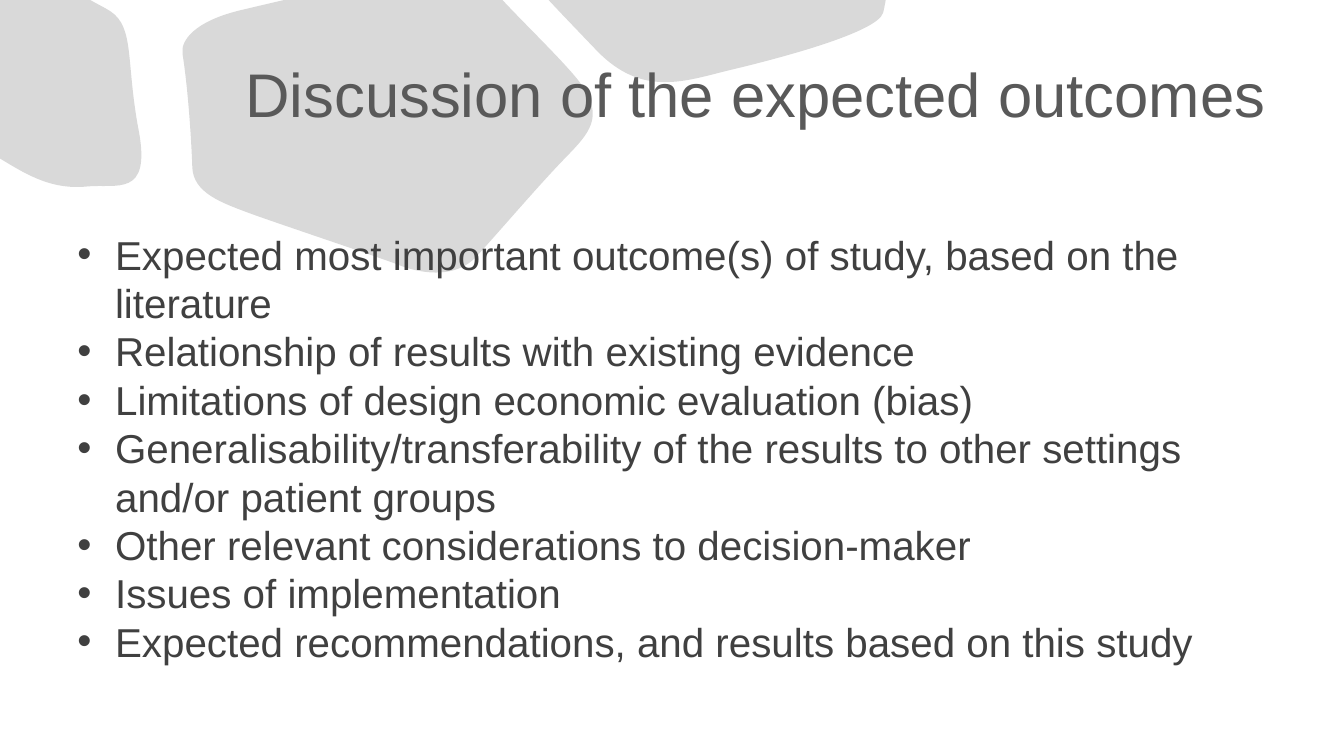
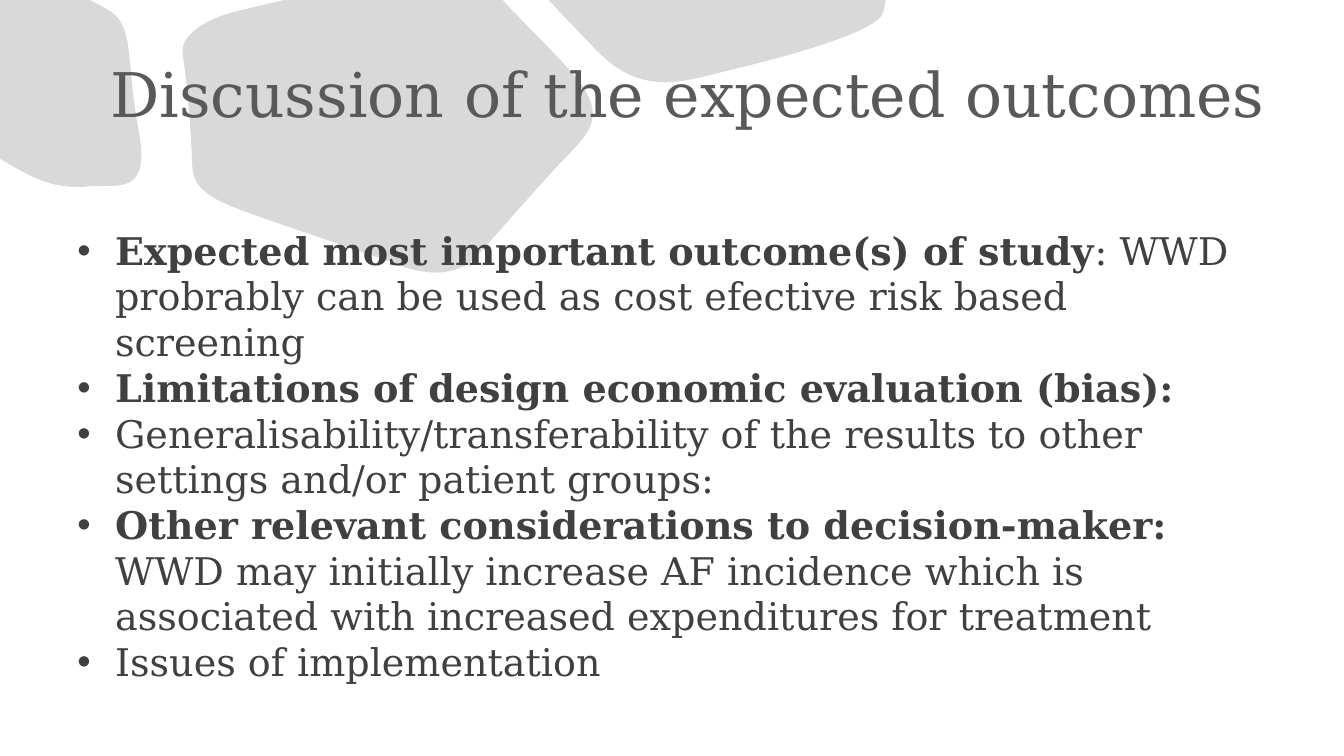
Before and after one commit to kostadinoff/SMU_seminar_in_economic-_evaluation_in_Healthcare, a slide deck: slide 12 of group_assigment/group_assigment.pptx. Drawn at 1344x756 pixels with LibreOffice and Linux fonts; fonts in the diff are those of the drawing. Boxes give left, top, right and bottom in pixels: in the first picture for what was removed or moved away, otherwise in the second. Text is boxed around its words. In the diff, an @@ line names an element or a change of style, - is before the commit and + after.

```diff
--- a/group_assigment/group_assigment.pptx
+++ b/group_assigment/group_assigment.pptx
@@ title "Discussion of the expected outcomes" at (110, 70, 1264, 130): font Arial to DejaVu Serif @@
@@ text at (115, 236, 1229, 638): text changed; size 28.8 to 27.2 pt; font Arial to DejaVu Serif @@
-• Expected most important outcome(s) of study, based on the literature
-• Relationship of results with existing evidence
-• Limitations of design economic evaluation (bias)
-• Generalisability/transferability of the results to other settings and/or patient groups
-• Other relevant considerations to decision-maker
+• Expected most important outcome(s) of study: WWD probrably can be used as cost efective risk based screening
+• Limitations of design economic evaluation (bias):
+• Generalisability/transferability of the results to other settings and/or patient groups:
+• Other relevant considerations to decision-maker: WWD may initially increase AF incidence which is associated with increased expenditures for treatment
@@ text at (115, 627, 1192, 665): paragraph removed @@
-• Expected recommendations, and results based on this study
@@ text at (115, 647, 600, 684): size 28.8 to 27.2 pt, font Arial to DejaVu Serif in "Issues of implementation" @@
```
Also in this commit, not shown: 5 other slides changed, 7 slides added, 7 slides removed, 9 other files.
